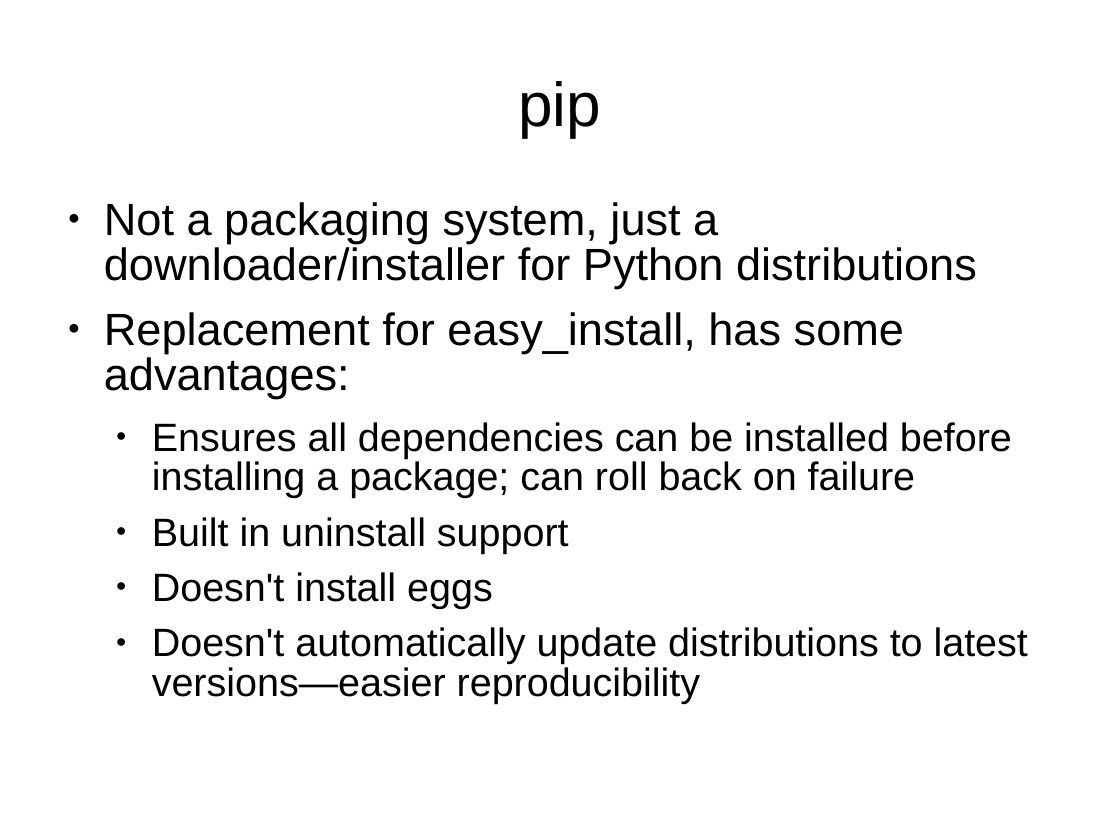
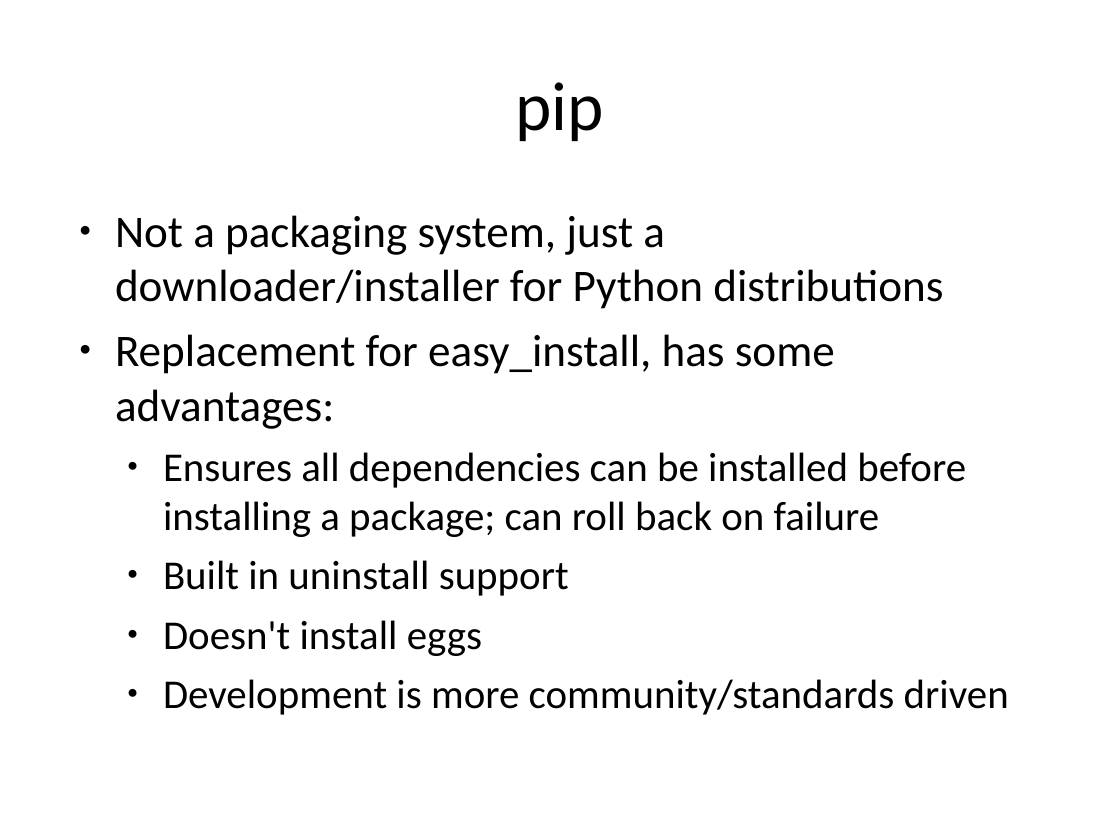
Before and after one commit to embray/pyastro-packaging-tutorial, a slide deck: slide 15 of packaging.ppt (slide 13 before the commit). Drawn at 1120x840 pixels with LibreOffice and Linux fonts; fonts in the diff are those of the drawing. Boxes give left, top, right and bottom in pixels: in the first picture for what was removed or moved away, otherwise in the second. Text is boxed around its words. In the diff, an @@ line names an element or a change of style, - is before the commit and + after.

```diff
--- a/packaging.ppt
+++ b/packaging.ppt
@@ title "pip" at bbox=[516, 82, 604, 141]: size 44 to 49 pt, font Arial to Calibri; line spacing 0.93 to 1 @@
@@ text at bbox=[115, 215, 966, 656]: font Arial to Calibri in "Not a packaging system, just a downloader/installer ...", "Replacement for easy_install, has some advantages:", "Ensures all dependencies can be installed before ...", "Built in uninstall support" and 1 more places; size 28 to 29 pt in "Ensures all dependencies can be installed before ...", "Built in uninstall support", "Doesn't install eggs"; line spacing 0.83 to 1; less space between paragraphs @@
@@ text at bbox=[163, 679, 1009, 715]: text changed; size 28 to 29 pt; font Arial to Calibri @@
-  ● Doesn't automatically update distributions to latest versions—easier reproducibility
+  ● Development is more community/standards driven
```
Also in this commit, not shown: 7 other slides changed, 14 slides added, 10 slides removed.
